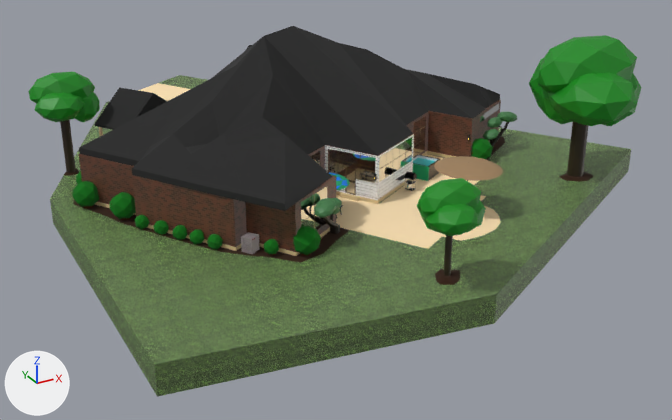
The glTF model Gangsta Wizards/Main/BUILDINGS/Residential/R-3/Tipp.glb, before and after one commit.
Camera for both pictures: a camera (50 mm lens) standing at (-34.2, -94.1, 28.5) and looking at (2.2, -27.9, -4.6). The axes (+X, +Y, +Z) are drawn at lower left. The lights are the same throughout. The first picture is the older version. Where no turn or scale is listed for an object, it has been applied to the vertices.

Before the edit, the objects in view are built like this:
```python
mat_brick = principled_material('Brick')
mat_brick.texture = img_dark_brown_brick
mat_roof = principled_material('Roof')
mat_roof.base_color = (0.0159, 0.0159, 0.0159)  # black #222222
mat_roof.roughness = 1.0
me_cube = bpy.data.meshes.new('Cube')
me_cube.from_pydata(...)  # 496 vertices, 998 faces; spans x -19.1..18.0, y -42.4..-9.2, z -0.2..3.8
# faces by material slot: [481, 160, 28, 146, 88, 95]
me_cube.materials.append(mat_brick)  # picture img_dark_brown_brick
me_cube.materials.append(mat_foundation)  # beige #d8c190
me_cube.materials.append(mat_conc)  # beige #ffe4b5
me_cube.materials.append(mat_siding)  # picture img_white_siding
me_cube.materials.append(mat_reflective_glass)  # white #e7e7e7
me_cube.materials.append(mat_brass)  # brown #7e6e4b
me_cube_005 = bpy.data.meshes.new('Cube.005')
me_cube_005.from_pydata(...)  # 319 vertices, 622 faces; spans x -21.9..15.1, y -30.5..3.5, z -1.5..5.8
# faces by material slot: [614, 8]
me_cube_005.materials.append(mat_roof)  # black #222222
me_cube_005.materials.append(mat_siding)  # picture img_white_siding
me_plane_001 = bpy.data.meshes.new('Plane.001')
me_plane_001.from_pydata(...)  # 428 vertices, 852 faces; spans x -21.8..27.2, y -53.4..5.5, z -2.3..0.1
# faces by material slot: [730, 118, 4]
me_plane_001.materials.append(mat_grass)  # picture img_grass
me_plane_001.materials.append(mat_mulch)  # brown #301600
me_plane_001.materials.append(mat_conc)  # beige #ffe4b5
ob_building = bpy.data.objects.new('Building', me_cube)
ob_building.location = (0.0, 0.0, 0.0)
ob_ground = bpy.data.objects.new('Ground', me_plane_001)
ob_ground.location = (0.0, 0.0, 0.0)
ob_roof = bpy.data.objects.new('Roof', me_cube_005)
ob_roof.location = (2.81, -12.77, 5.33)
# also in view: 'Concrete' at (0.1, -21.3, -0.5); 'Leaves' at (1.2, -34.9, 7.4); 'Tree4' at (5.4, -37.3, 1.5); 'Trunk' at (0.0, -34.6, 1.8); 'Shrubs' at (-0.7, -26.5, 0.8)
```
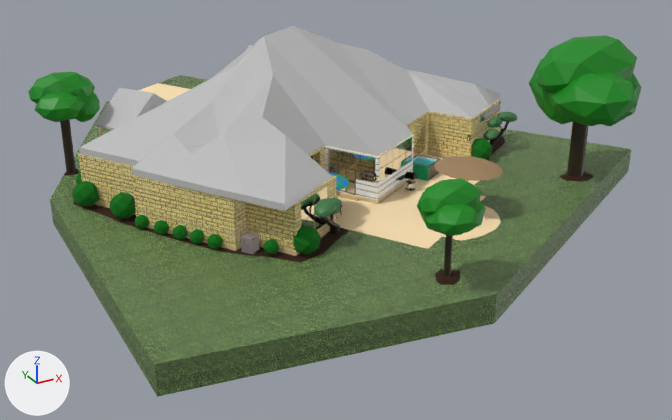
The change, as JSON lines over the scene's bpy script:
```json
{"op": "add", "block": "img_yellow_brick", "code": ["img_yellow_brick = load_image('Yellow Brick', '_unpacked/Yellow_Brick', 364, 297, 'sRGB')"]}
{"op": "set", "path": "mat_brick.texture", "old": "img_dark_brown_brick", "new": "img_yellow_brick"}
{"op": "set", "path": "mat_roof.base_color", "old": "(0.0159, 0.0159, 0.0159)", "new": "(0.518, 0.518, 0.518)", "note": "black #222222 -> light grey #bfbfbf"}
```

Changed parts and their boxes (x1, y1, x2, y2) in the pictures (672 x 420 px):
```json
{"object": "Roof", "change": "recoloured", "before": [79, 26, 500, 211], "after": [79, 26, 500, 211], "on screen": "black to grey"}
{"object": "Building", "change": "surface changed", "before": [79, 100, 501, 255], "after": [79, 100, 501, 255], "on screen": "brown to yellow"}
```
